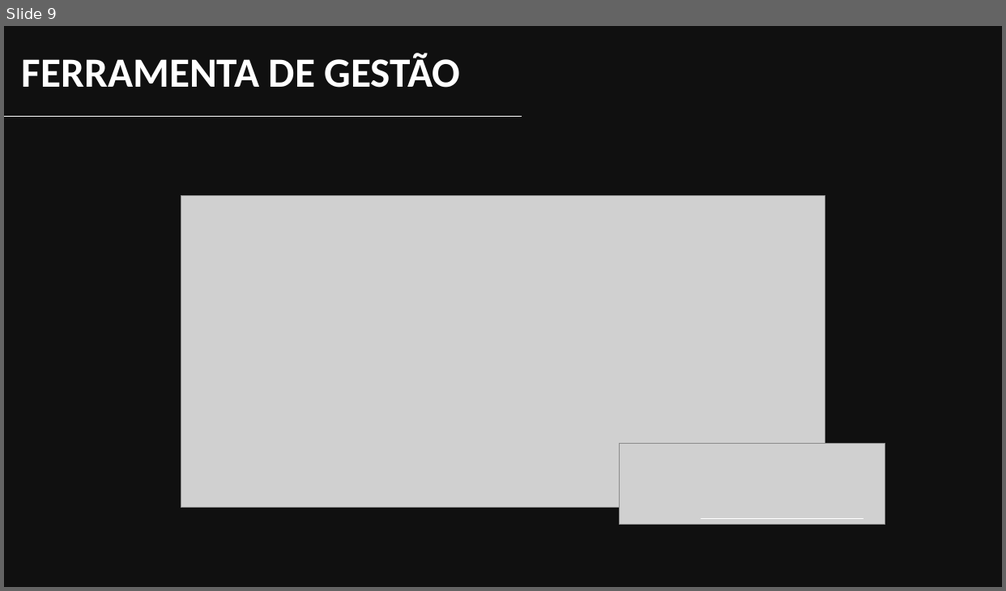
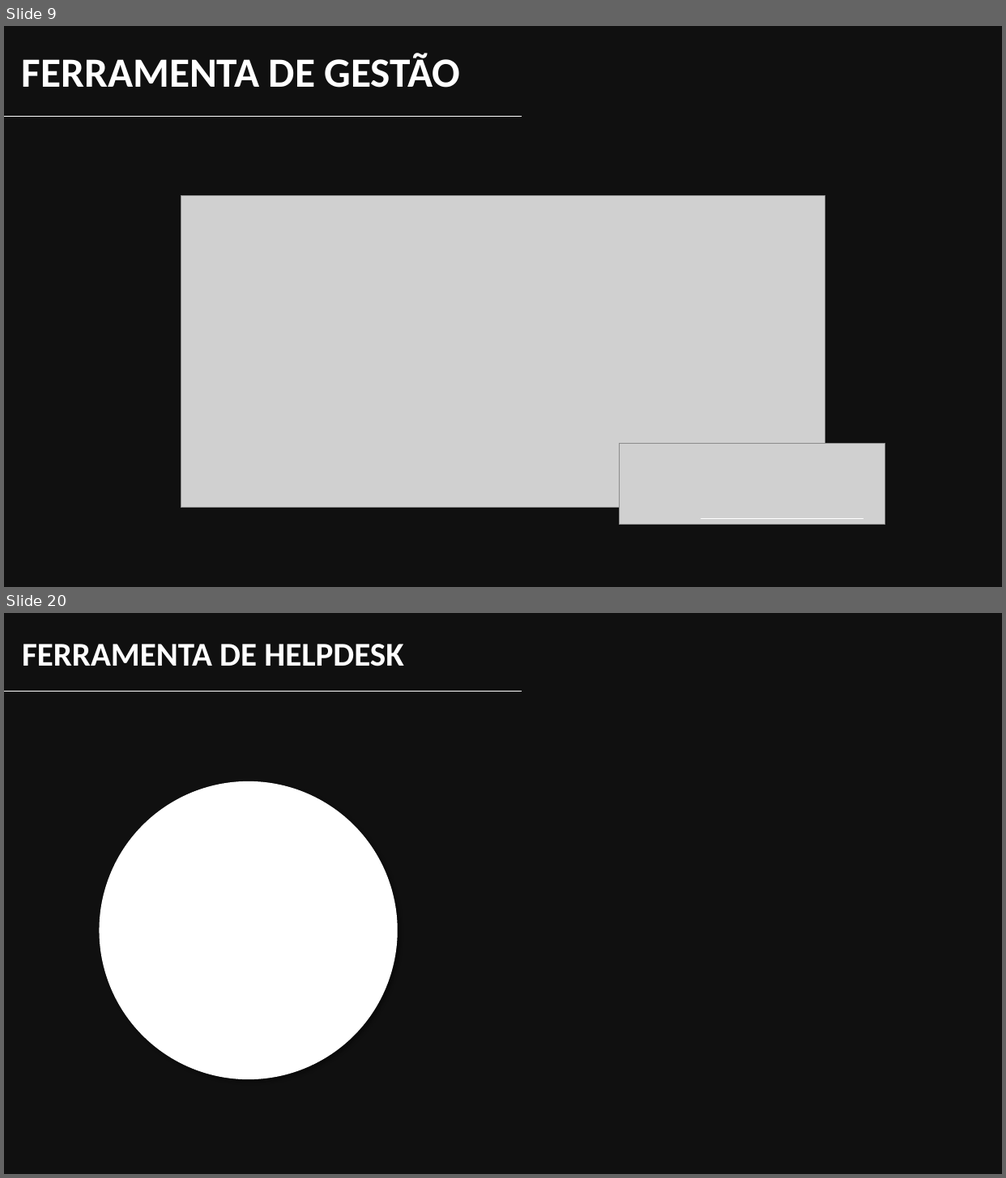
Before and after one commit to YudiG12/grupo-bandtec, a slide deck: Apresentação/inSensor.pptx. Shown one above the other, each under a label of ours: slide 9 before the commit, slides 9 and 20 after it; the slides between them are not shown. The pictures are 1006x591 and 1006x1178 pixels, drawn with LibreOffice and Linux fonts; fonts in the diff are those of the drawing; grey boxes stand for pictures; background and template pictures are left out; a plain dark background stands for a picture behind light text. Boxes give left, top, right and bottom in pixels: in the first picture for what was removed or moved away, otherwise in the second. Text is boxed around its words. In the diff, an @@ line names an element or a change of style, - is before the commit and + after.

```diff
--- a/Apresentação/inSensor.pptx
+++ b/Apresentação/inSensor.pptx
@@ slide 20 added at bbox=[4, 613, 1002, 1174], background picture (left out) @@
@@ rectangle added at bbox=[4, 613, 1002, 1174], fill #0D0D0D at 87% opacity @@
@@ text added at bbox=[22, 644, 403, 666], 32 pt, text #FFFFFF, bold @@
+FERRAMENTA DE HELPDESK
@@ line added from (4, 691) to (522, 691), #FFFFFF 0.5 pt @@
@@ ellipse added at bbox=[99, 781, 398, 1080], fill #FFFFFF @@
```
Also in this commit, not shown: 5 slides changed, 7 other slides added.
